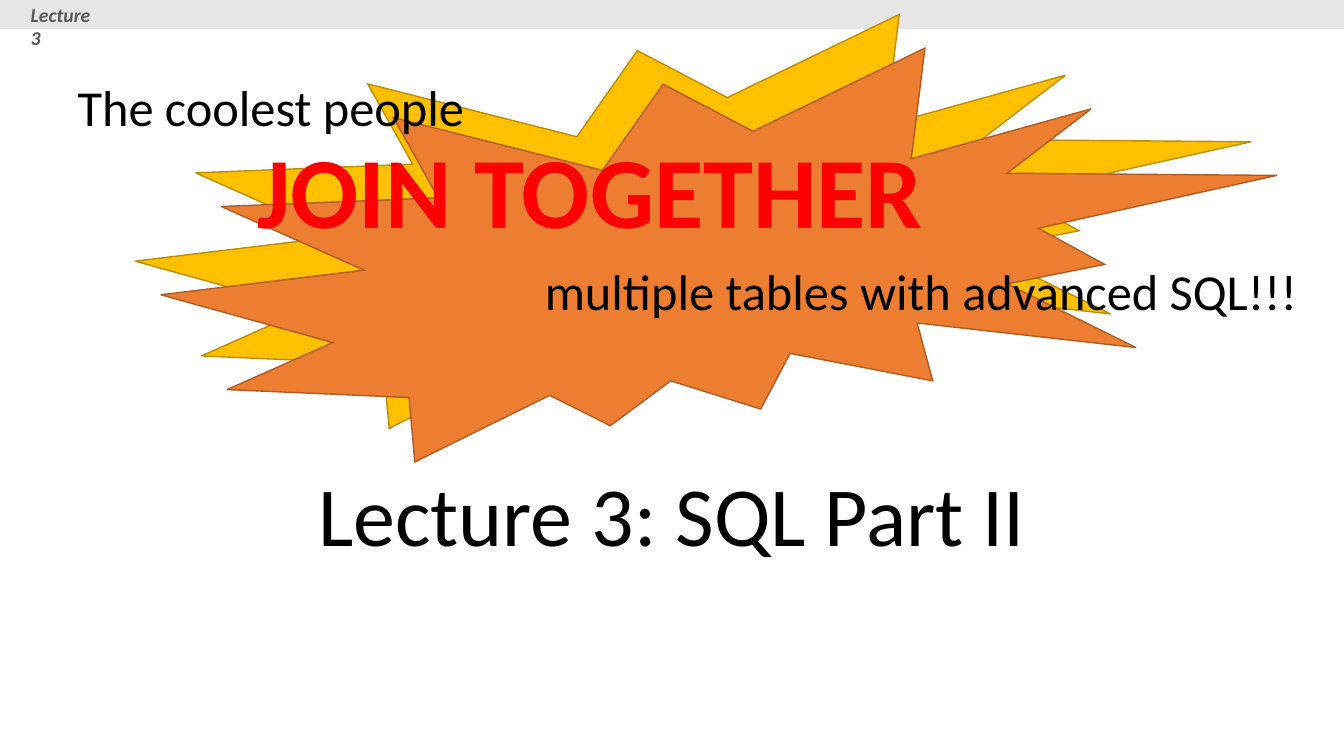
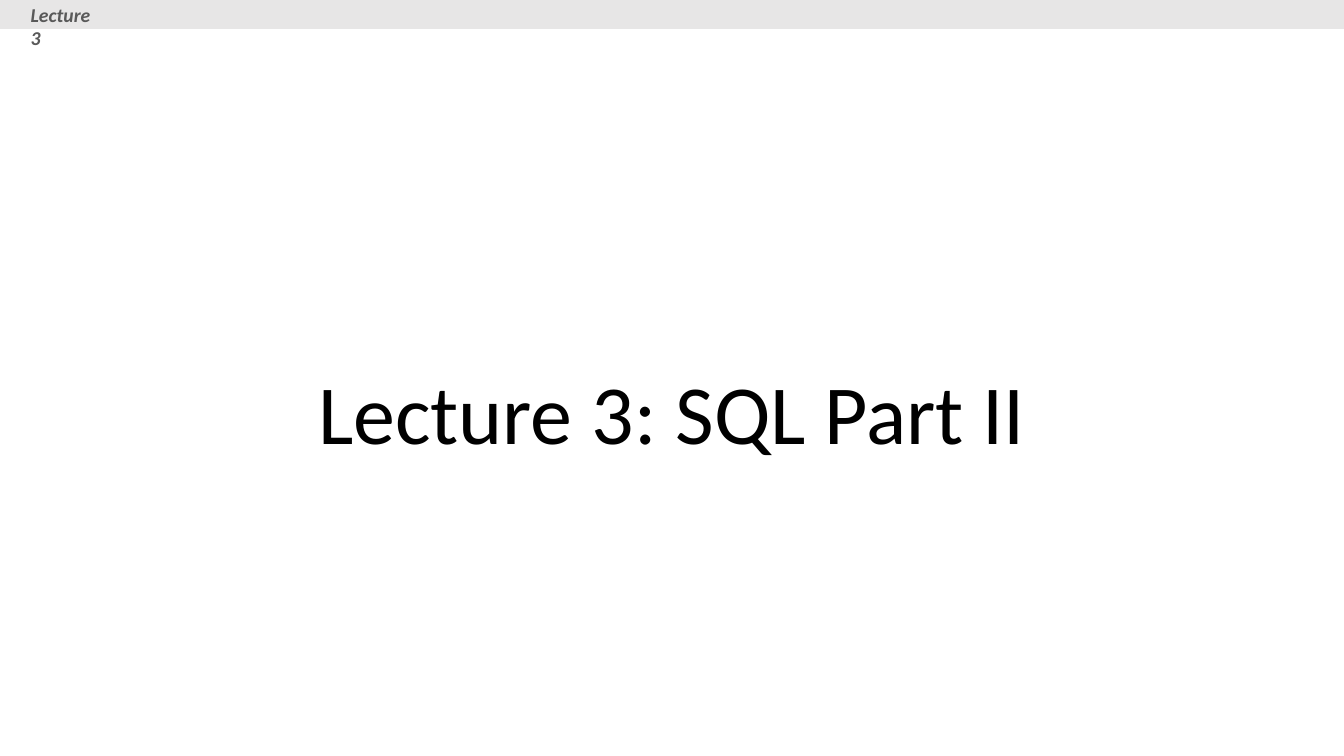
Before and after one commit to XIEQ/cs145-notebooks, a slide deck: slide 55 of lecture-2-3/Lecture_2_3_SQL.pptx. Drawn at 1344x756 pixels with LibreOffice and Linux fonts; fonts in the diff are those of the drawing. Boxes give left, top, right and bottom in pixels: in the first picture for what was removed or moved away, otherwise in the second. Text is boxed around its words. In the diff, an @@ line names an element or a change of style, - is before the commit and + after.

```diff
--- a/lecture-2-3/Lecture_2_3_SQL.pptx
+++ b/lecture-2-3/Lecture_2_3_SQL.pptx
@@ title "Lecture 3: SQL Part II": place and size @@
-title "Lecture 3: SQL Part II" at box(318, 491, 1025, 557)
+title "Lecture 3: SQL Part II" at box(318, 389, 1025, 455)
@@ group removed at box(78, 14, 1297, 463): 3 texts, 2 irregular seals @@
-The coolest people
-JOIN TOGETHER
-multiple tables with advanced SQL!!!
@@ text removed at box(471, 275, 1025, 293) @@
-Who joins together multiple tables?
```
Also in this commit, not shown: 3 other slides changed, 2 slides removed, 8 other files.
